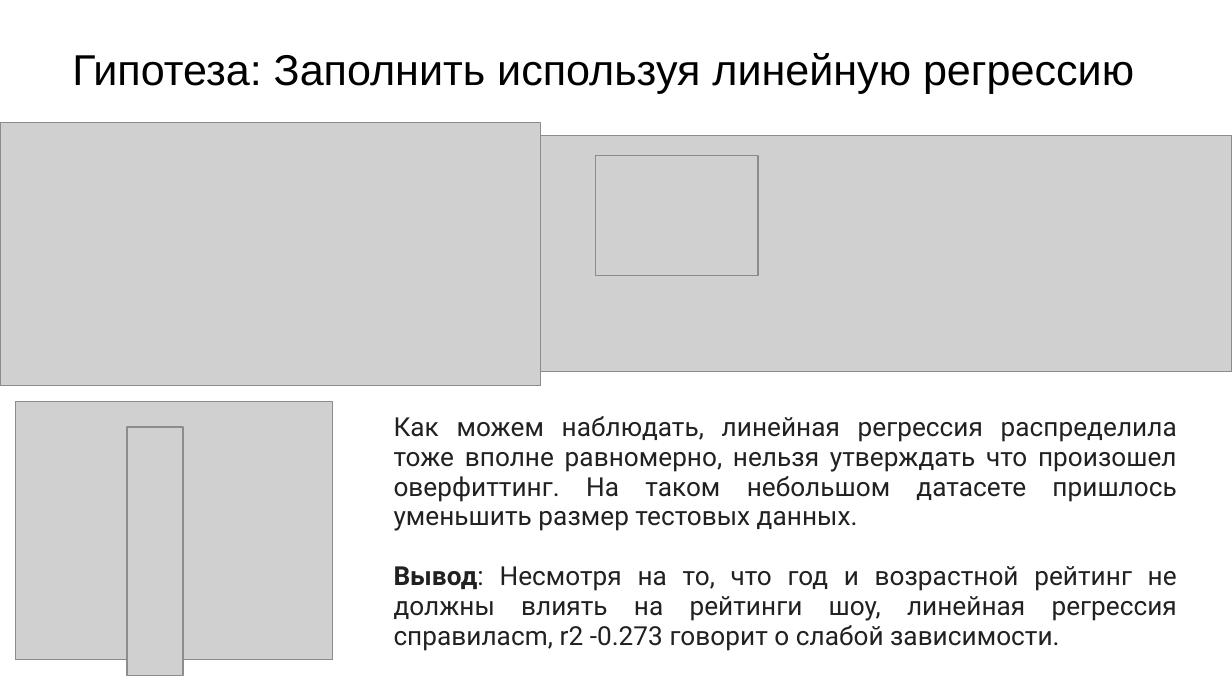
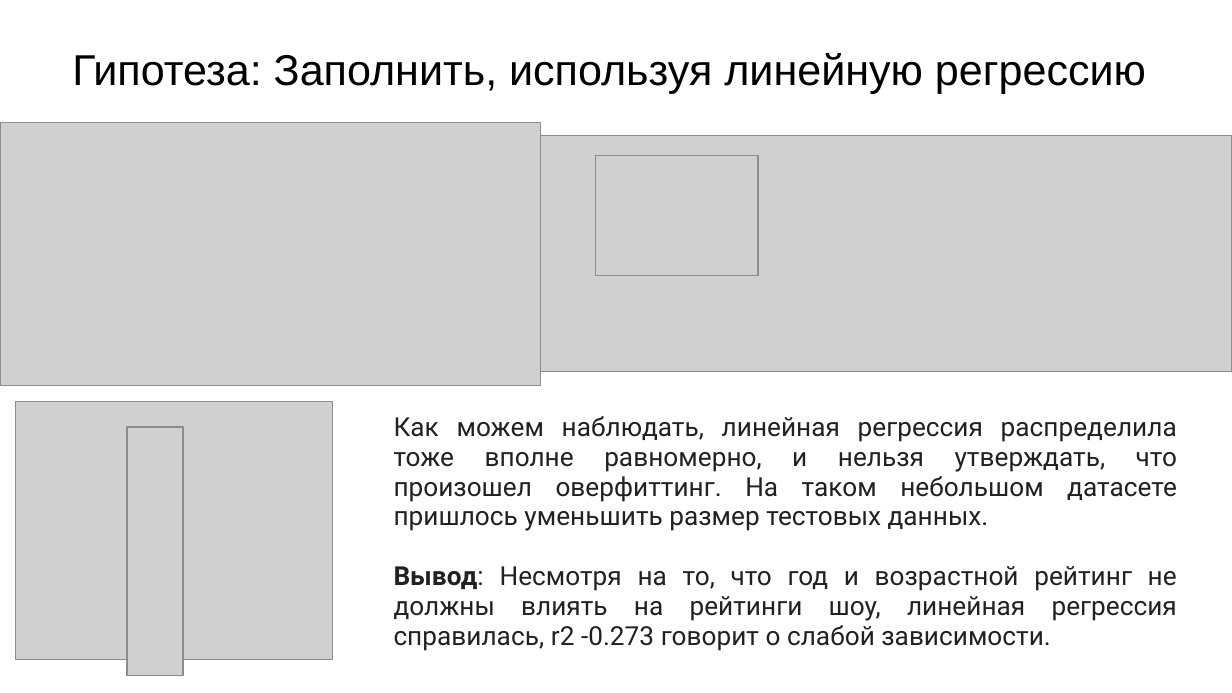
Before and after one commit to Dimildizio/DS_course, a slide deck: slide 25 of EDA_group_slides.pptx. Drawn at 1232x693 pixels with LibreOffice and Linux fonts; fonts in the diff are those of the drawing; grey boxes stand for pictures. Boxes give left, top, right and bottom in pixels: in the first picture for what was removed or moved away, otherwise in the second. Text is boxed around its words. In the diff, an @@ line names an element or a change of style, - is before the commit and + after.

```diff
--- a/EDA_group_slides.pptx
+++ b/EDA_group_slides.pptx
@@ title at (x1=72, y1=53, x2=1146, y2=93): text changed @@
-Гипотеза: Заполнить используя линейную регрессию
+Гипотеза: Заполнить, используя линейную регрессию
@@ text at (x1=394, y1=416, x2=1177, y2=651): text changed @@
-Как можем наблюдать, линейная регрессия распределила тоже вполне равномерно, нельзя утверждать что произошел оверфиттинг. На таком небольшом датасете пришлось уменьшить размер тестовых данных.
-Вывод: Несмотря на то, что год и возрастной рейтинг не должны влиять на рейтинги шоу, линейная регрессия справилаcm, r2 -0.273 говорит о слабой зависимости.
+Как можем наблюдать, линейная регрессия распределила тоже вполне равномерно, и нельзя утверждать, что произошел оверфиттинг. На таком небольшом датасете пришлось уменьшить размер тестовых данных.
+Вывод: Несмотря на то, что год и возрастной рейтинг не должны влиять на рейтинги шоу, линейная регрессия справилаcь, r2 -0.273 говорит о слабой зависимости.
```
Also in this commit, not shown: 19 other slides changed.
